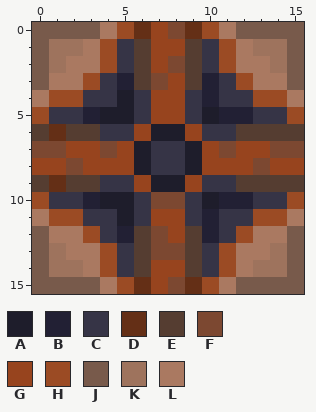
Pixel-art sprite -- SatansGrind/assets/turretbase.png. Above, as it was before the edit.
The file is 16x16 pixels.
Palette (. is transparent): A #1e1d2b  B #222034  C #363446  D #642f16  E #553d31  F #7c4831  G #97441e  H #9b4b24  J #785a4b  K #9e735d  L #aa7961
Pixels before, first column x 0:
 0 JJJJLHDGFDHLJJJJ
 1 JKKLHCEGGECHLKKJ
 2 JKLLHCEGFECHLLKJ
 3 JLLHCBEFGEBCHLLJ
 4 LHHCCACGGCBCCHHL
 5 HCCBAACGGCABBCCH
 6 EDEECCGAAGCCEEEE
 7 FFGGFGACCAGFGGFF
 8 GGFGGGACCAGGGFGG
 9 EDEECCGAAGCCEEEE
10 HCCBAACFFCABBCCH
11 LHHCCACGGCBCCHHL
12 JLLHCBEFGEBCHLLJ
13 JKLLHCEFFECHLLKJ
14 JKKLHCEGGECHLKKJ
15 JJJJLHDGFDHLJJJJ
The result:
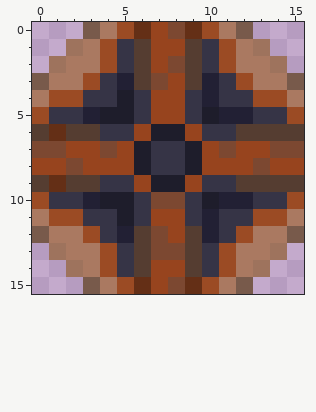
Change:
The author cleared colour J in row 0 at x 0 to 2 and 13 to 15; in rows 1 to 2 at x 0 and 15; in rows 13 to 14 at x 0 and 15; in row 15 at x 0 to 2 and 13 to 15.
The author cleared colour K in row 1 at x 1 and 14; in row 14 at x 1 and 14.
Where, in picture pixels (left, top, right, bottom), the same in both pictures:
erased: (32, 22, 83, 73)
erased: (253, 22, 304, 73)
erased: (32, 243, 83, 294)
erased: (253, 243, 304, 294)
